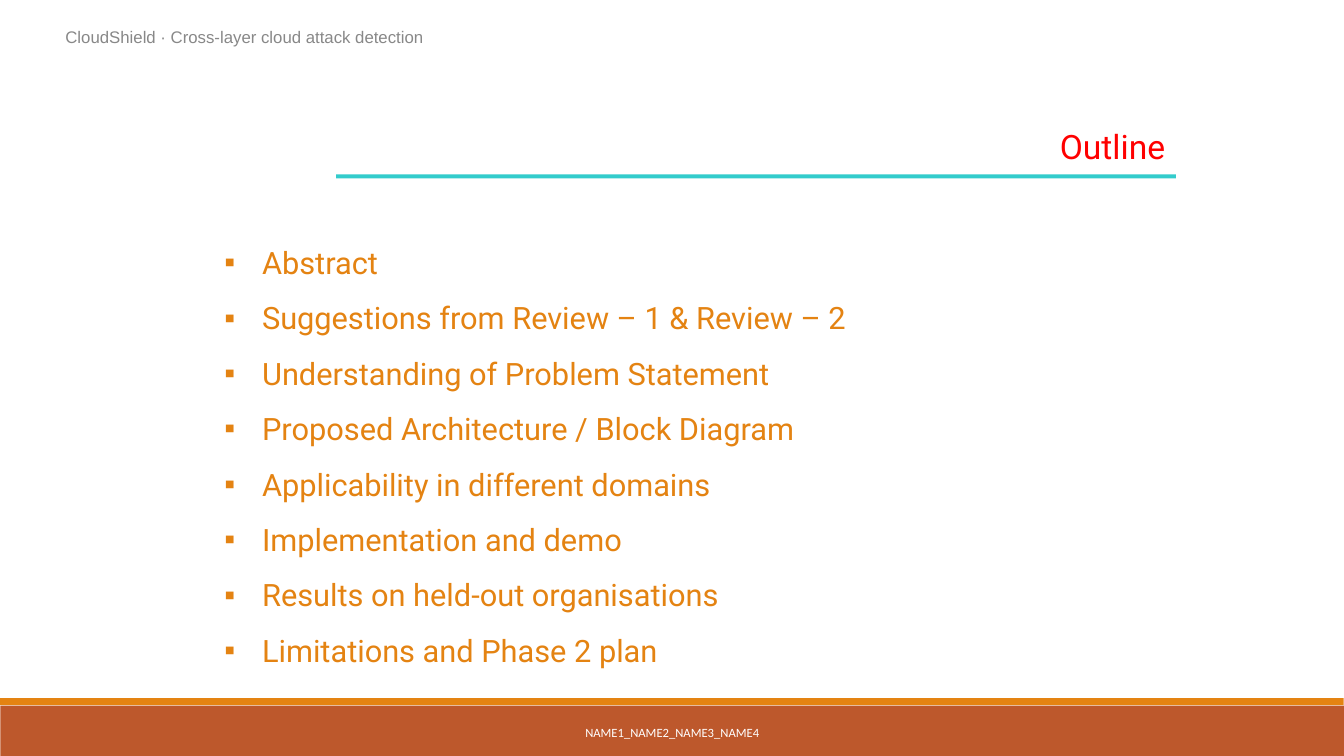
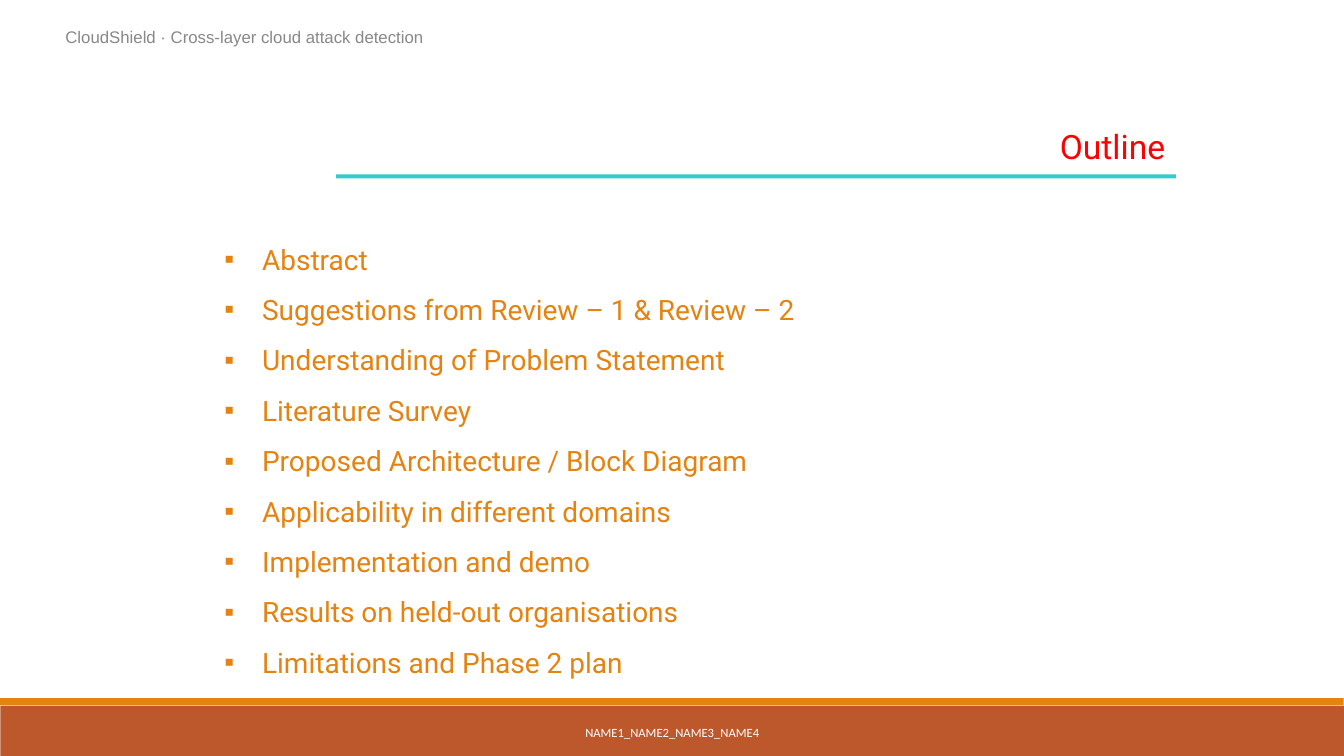
Before and after one commit to tharith0306/capstone-esa, a slide deck: slide 2 of docs/phase1-esa/ESA PPT - CloudShield.pptx. Drawn at 1344x756 pixels with LibreOffice and Linux fonts; fonts in the diff are those of the drawing; background and template pictures are left out. Boxes give left, top, right and bottom in pixels: in the first picture for what was removed or moved away, otherwise in the second. Text is boxed around its words. In the diff, an @@ line names an element or a change of style, - is before the commit and + after.

```diff
--- a/docs/phase1-esa/ESA PPT - CloudShield.pptx
+++ b/docs/phase1-esa/ESA PPT - CloudShield.pptx
@@ text at (x1=262, y1=249, x2=795, y2=679): size 22 to 20 pt @@
@@ text at (x1=262, y1=400, x2=471, y2=427): paragraph added @@
+▪ Literature Survey
```
Also in this commit, not shown: 1 slide added.
